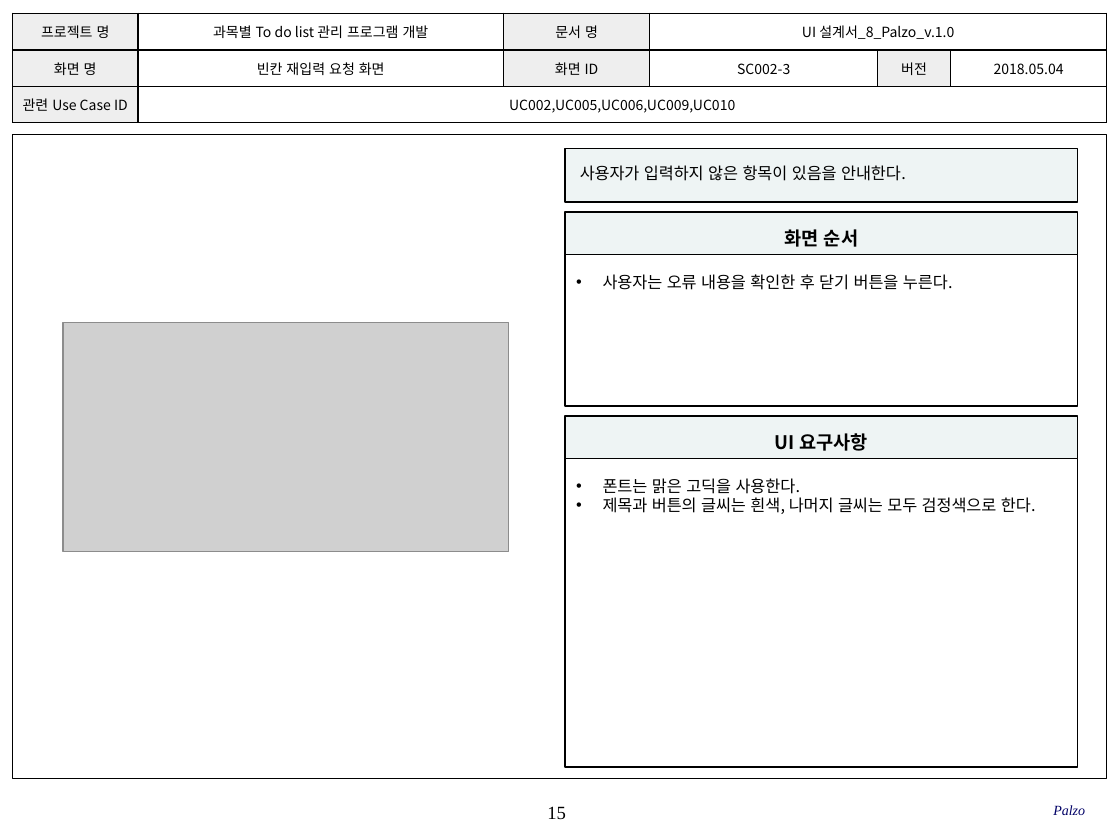
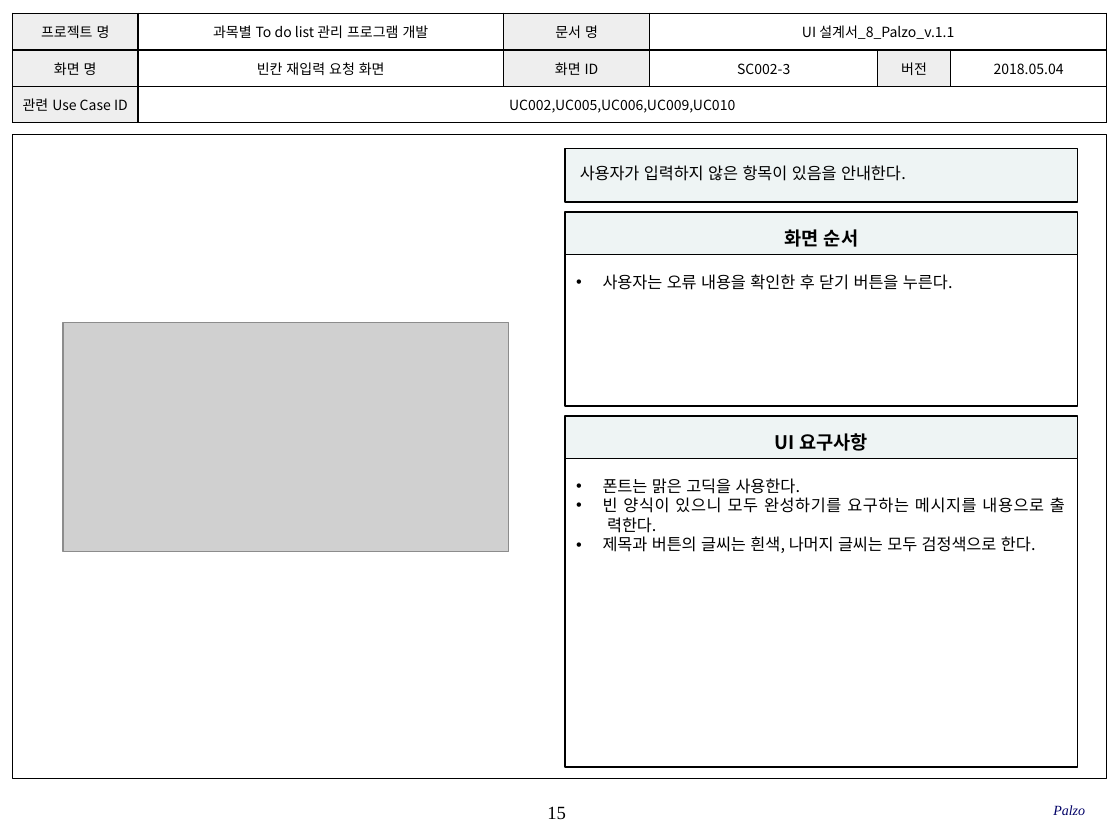
Before and after one commit to SMU-SE-Admin/18-1_8_PALZO_Doc, a slide deck: slide 15 of 03 설계/UI 설계서_8_Palzo.pptx. Drawn at 1120x840 pixels with LibreOffice and Linux fonts; fonts in the diff are those of the drawing; grey boxes stand for pictures; background and template pictures are left out. Boxes give left, top, right and bottom in pixels: in the first picture for what was removed or moved away, otherwise in the second. Text is boxed around its words. In the diff, an @@ line names an element or a change of style, - is before the commit and + after.

Commit message:
#1102 UI 설계서 작성
작성 항목 확인 및 점검, 보완사항 추가

```diff
--- a/03 설계/UI 설계서_8_Palzo.pptx
+++ b/03 설계/UI 설계서_8_Palzo.pptx
@@ table at (x1=12, y1=13, x2=1105, y2=123) @@
-row 1, column 4: UI 설계서_8_Palzo_v.1.0
+row 1, column 4: UI 설계서_8_Palzo_v.1.1
@@ text in rectangle at (x1=603, y1=497, x2=1065, y2=533): paragraph added @@
+• 빈 양식이 있으니 모두 완성하기를 요구하는 메시지를 내용으로 출
+  력한다.
```
Also in this commit, not shown: 39 other slides changed.
